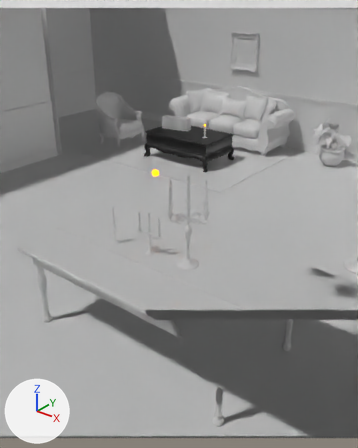
The glTF model client/public/assets/rooms/main-hall.gltf as it was, and as the next commit left it.
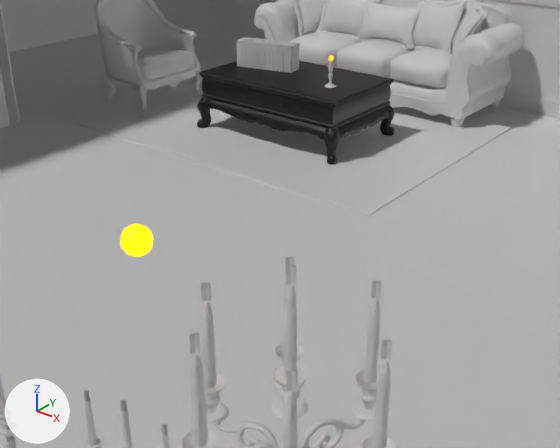
Each version is shown from a 50 mm lens placed at (1.534, -13.974, 3.118), pointed at (-0.781, -11.08, 1.324), then close up from a 50 mm lens placed at (-0.112, -11.819, 2.318), pointed at (-0.859, -10.885, 1.739). Arrows for +X, +Y and +Z are at lower left; the lights stay in place. The older version's two pictures come first. Everything nearer to the camera than a plane just in front of the edit is cut away. Where no turn or scale is listed for an object, it has been applied to the vertices.

In view in the first close-up: 'ArmChair_01', 'CoffeeTable_01', 'brass_candleholder_03', 'bt2_runner', 'bt2_top', 'bulb_3', 'floor_0', 'floor_1', 'panel_0', 'panel_7', 'rug_0', 'rug_1', 'sofa_03' and 32 more.
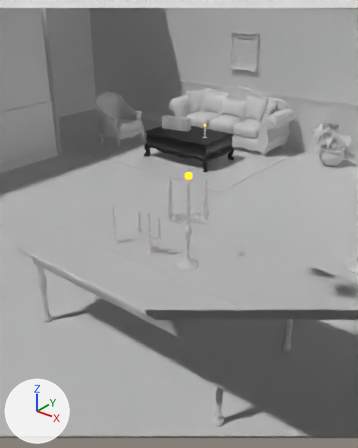
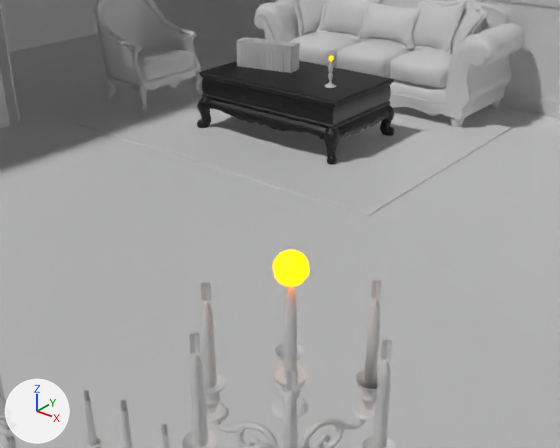
Pixel boxes [x1, y1, x2, y2] of what changed, in the close-ups (560 x 448 px):
'bulb_3', moved: before [120, 224, 153, 257]; after [273, 250, 310, 287]

The change in detail:
Object 'bulb_3' (ob_bulb_3) moves from (-1.1, -11.0, 1.677) to (-0.781, -10.955, 1.711).
